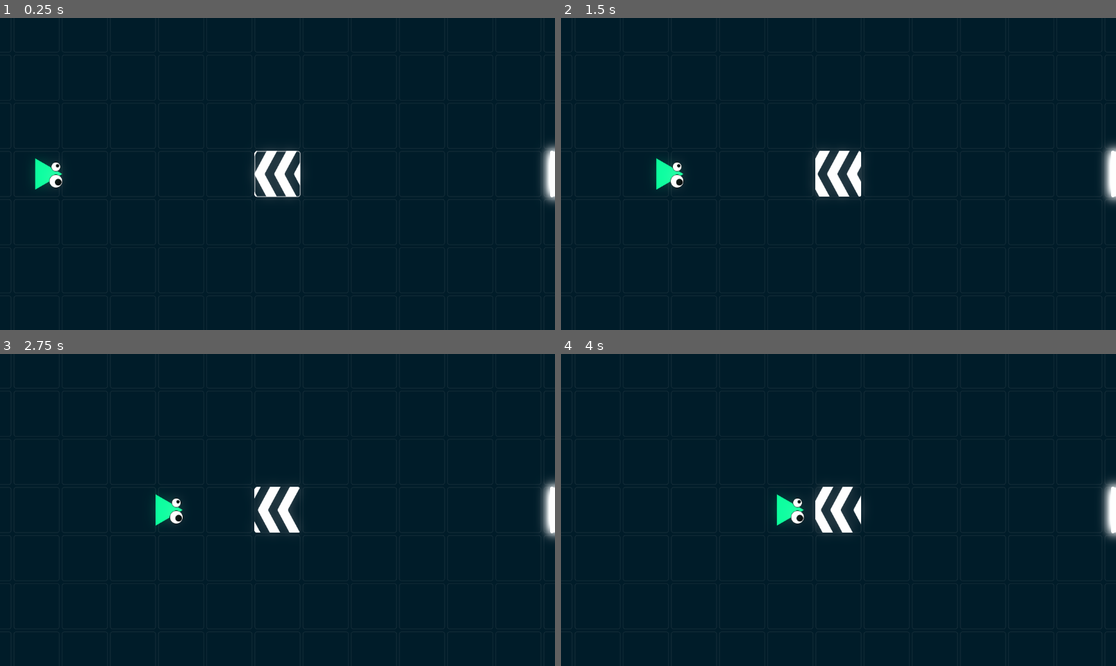
Above: before the commit, frames 1-4 (two rows, left to right).
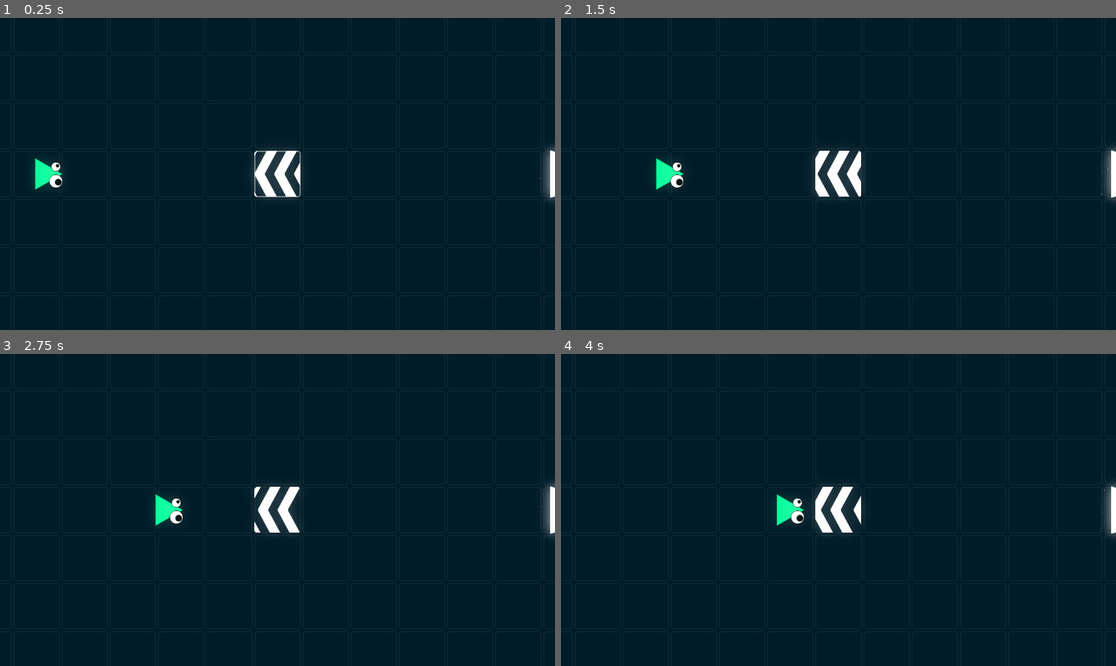
Above: after the commit, the same moments.

Repository: JeanKouss/one-at-a-time
Game: Godot game, scene res://scenes/levels/level0/Level0.tscn
Two runs of this game, one before a commit and one after it. Both use one fixed random seed, a clock stepped at 60 frames per second and the inputs below. The project has no main scene, so this scene is started directly.
Inputs (mouse positions are in pixels of both pictures, inside the frame that each line leads up to):
- Up to frame 1 (0.25 s): no input
- Up to frame 2 (1.5 s): press the mouse at (838, 174) at 0.53 s; move the mouse to (727, 189) at 1.27 s; release the mouse at (727, 189) at 1.28 s; click (727, 189) at 1.35 s
- Up to frame 3 (2.75 s): move the mouse to (333, 441) at 2.02 s; press the mouse at (333, 441) at 2.03 s
- Up to frame 4 (4 s): move the mouse to (810, 572) at 2.77 s; release the mouse at (810, 572) at 2.78 s; click (810, 572) at 2.85 s; move the mouse to (1005, 556) at 3.52 s; press the mouse at (1005, 556) at 3.53 s

The runs differ from the first frame. In frame 1, 0.3% of the frame differs, in the area x 97-100%, y 40-60%; in frame 2, 0.3%; in frame 3, 0.3%; in frame 4, 0.3%.

Commit message:
assets : added particles assets

Diff:
--- a/scenes/Exit/Exit.tscn
+++ b/scenes/Exit/Exit.tscn
@@ -1,10 +1,18 @@
-[gd_scene load_steps=4 format=3 uid="uid://b1s6wyq5vesfb"]
+[gd_scene load_steps=5 format=3 uid="uid://b1s6wyq5vesfb"]
 
 [ext_resource type="Script" path="res://scenes/Exit/Exit.gd" id="1_uyit1"]
 [ext_resource type="Texture2D" uid="uid://cvwyqia6bmk1" path="res://assets/textures/exit-entery.png" id="2_lkudh"]
 
 [sub_resource type="CircleShape2D" id="CircleShape2D_jivt4"]
 radius = 20.0
+
+[sub_resource type="ParticleProcessMaterial" id="ParticleProcessMaterial_sihyy"]
+particle_flag_disable_z = true
+emission_shape = 3
+emission_box_extents = Vector3(20, 100, 1)
+spread = 15.1
+initial_velocity_min = -27.6
+gravity = Vector3(0, 0, 0)
 
 [node name="Exit" type="Node2D"]
 script = ExtResource("1_uyit1")
@@ -16,7 +24,7 @@
 polygon = PackedVector2Array(70, -70, -70, -70, -70, 70, 70, 70)
 
 [node name="Entry" type="Sprite2D" parent="Body"]
-modulate = Color(3, 3, 3, 1)
+modulate = Color(2, 2, 2, 1)
 texture = ExtResource("2_lkudh")
 
 [node name="ExitConfirmationArea" type="Area2D" parent="."]
@@ -27,4 +35,9 @@
 position = Vector2(-20, 0)
 shape = SubResource("CircleShape2D_jivt4")
 
+[node name="CPUParticles2D" type="GPUParticles2D" parent="."]
+position = Vector2(120, 0)
+amount = 15
+process_material = SubResource("ParticleProcessMaterial_sihyy")
+
 [connection signal="body_entered" from="ExitConfirmationArea" to="." method="_on_exit_confirmation_area_body_entered"]
Not shown, added: addons/kenney_particle_pack/LICENSE.txt
Binary file added: addons/kenney_particle_pack/circle_01.png
Not shown, added: addons/kenney_particle_pack/circle_01.png.import
Binary file added: addons/kenney_particle_pack/circle_02.png
Not shown, added: addons/kenney_particle_pack/circle_02.png.import
Binary file added: addons/kenney_particle_pack/circle_03.png
Not shown, added: addons/kenney_particle_pack/circle_03.png.import
Binary file added: addons/kenney_particle_pack/circle_04.png
Not shown, added: addons/kenney_particle_pack/circle_04.png.import
Binary file added: addons/kenney_particle_pack/circle_05.png
Not shown, added: addons/kenney_particle_pack/circle_05.png.import
Binary file added: addons/kenney_particle_pack/dirt_01.png
(and 182 more such lines)
